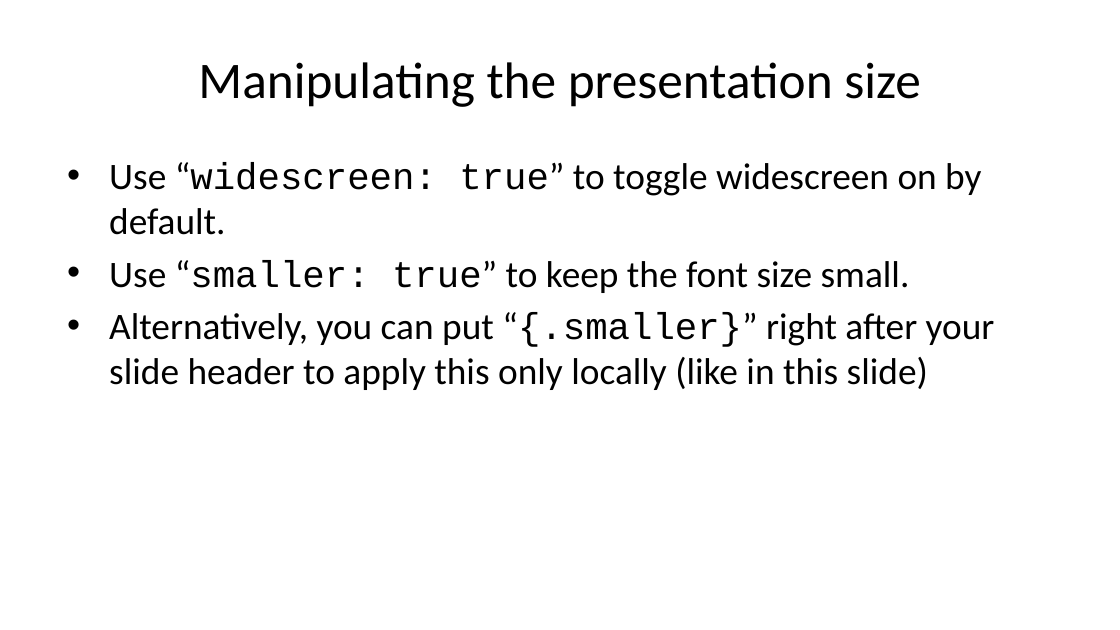
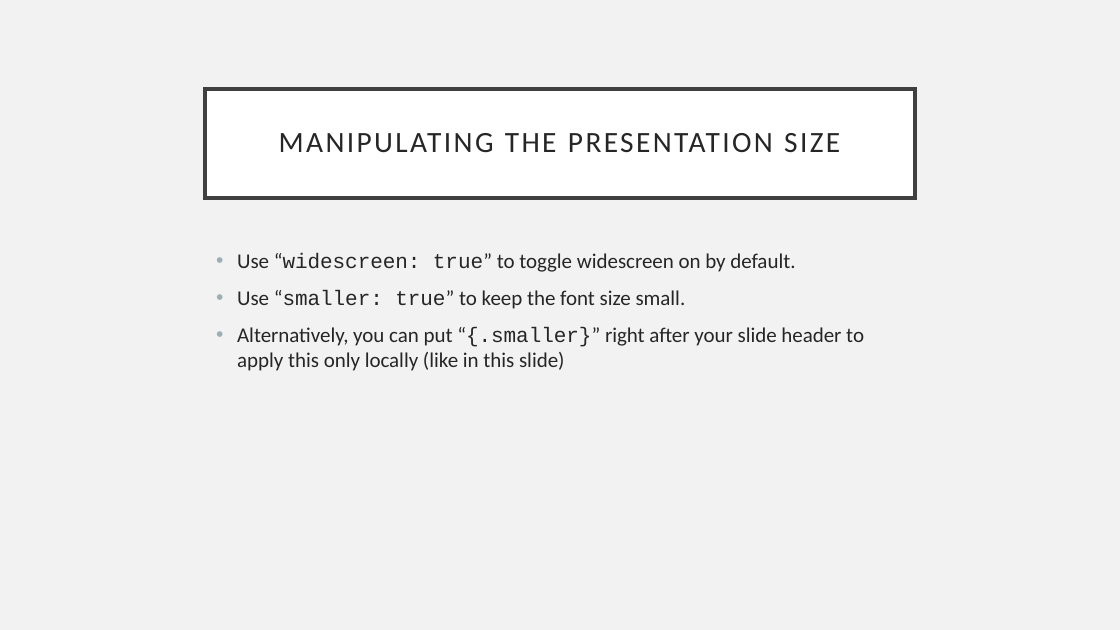
Before and after one commit to afatirium/RRcourse2023, a slide deck: slide 8 of Quarto and MD 3/3. Presentation formats/QMD_class_3_3.pptx. Drawn at 1120x630 pixels with LibreOffice and Linux fonts; fonts in the diff are those of the drawing. Boxes give left, top, right and bottom in pixels: in the first picture for what was removed or moved away, otherwise in the second. Text is boxed around its words. In the diff, an @@ line names an element or a change of style, - is before the commit and + after.

```diff
--- a/Quarto and MD 3/3. Presentation formats/QMD_class_3_3.pptx
+++ b/Quarto and MD 3/3. Presentation formats/QMD_class_3_3.pptx
@@ background #FFFFFF to #F2F2F2 @@
@@ title "MANIPULATING THE PRESENTATION SIZE": place and size @@
-title "MANIPULATING THE PRESENTATION SIZE" at <box>198,62,920,107</box>
+title "MANIPULATING THE PRESENTATION SIZE" at <box>205,88,915,197</box>
@@ title "MANIPULATING THE PRESENTATION SIZE" at <box>205,88,915,197</box>: fill none to #FFFFFF; outline none to #404040 2.5 pt @@
@@ title at <box>279,133,840,153</box>: text changed; size 33 to 18.9 pt; text colour #000000 to #262626 @@
-Manipulating the presentation size
+MANIPULATING THE PRESENTATION SIZE
@@ text "Use “widescreen: true” to toggle ...": place and size @@
-text "Use “widescreen: true” to toggle ..." at <box>109,162,995,390</box>
+text "Use “widescreen: true” to toggle ..." at <box>237,252,864,371</box>
@@ text "Use “widescreen: true” to toggle ..." at <box>237,252,864,371</box>: size 24 to 13.5 pt, text colour #000000 to #262626; indent changed; more space between paragraphs @@
```
Also in this commit, not shown: 11 other slides changed, 16 other files.
